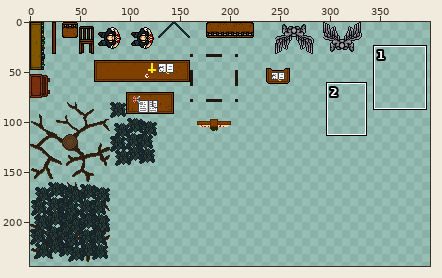
Sprite sheet -- Assets/Sprites/Scenario/ScenarioObjects.png. Above, an overview of the earlier version with the close-up marked.
Close-up. First the earlier version:
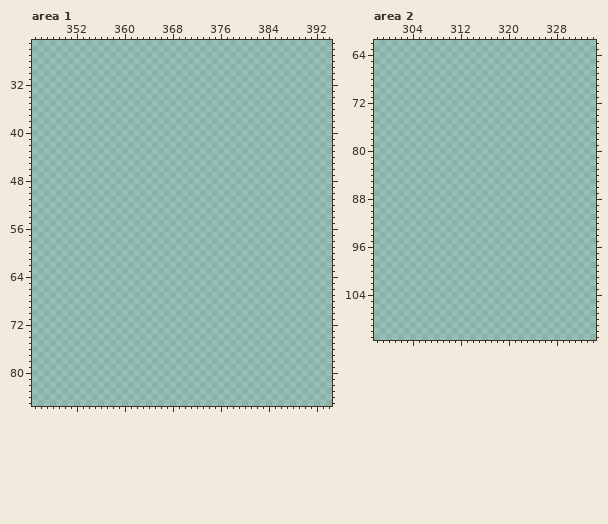
The file is 400x400 pixels. Colours within 5 levels of each other are drawn and written as one. Shown: area 1: x 345..394, y 25..85; area 2: x 298..334, y 62..111. The wide view leaves out empty margins. The commit also changed other parts of the picture, which this record leaves out.
Palette (. is transparent): 
Pixels before, area 1 (only the part around the change), first column x 345:
27 ..................................................
28 ..................................................
29 ..................................................
30 ..................................................
31 ..................................................
32 ..................................................
33 ..................................................
34 ..................................................
35 ..................................................
36 ..................................................
37 ..................................................
38 ..................................................
39 ..................................................
40 ..................................................
41 ..................................................
42 ..................................................
43 ..................................................
44 ..................................................
45 ..................................................
46 ..................................................
47 ..................................................
48 ..................................................
49 ..................................................
50 ..................................................
51 ..................................................
52 ..................................................
53 ..................................................
54 ..................................................
55 ..................................................
56 ..................................................
57 ..................................................
58 ..................................................
59 ..................................................
60 ..................................................
61 ..................................................
62 ..................................................
63 ..................................................
64 ..................................................
65 ..................................................
66 ..................................................
67 ..................................................
68 ..................................................
69 ..................................................
70 ..................................................
71 ..................................................
72 ..................................................
73 ..................................................
74 ..................................................
75 ..................................................
76 ..................................................
77 ..................................................
78 ..................................................
79 ..................................................
80 ..................................................
81 ..................................................
82 ..................................................
83 ..................................................
84 ..................................................
85 ..................................................
And afterwards:
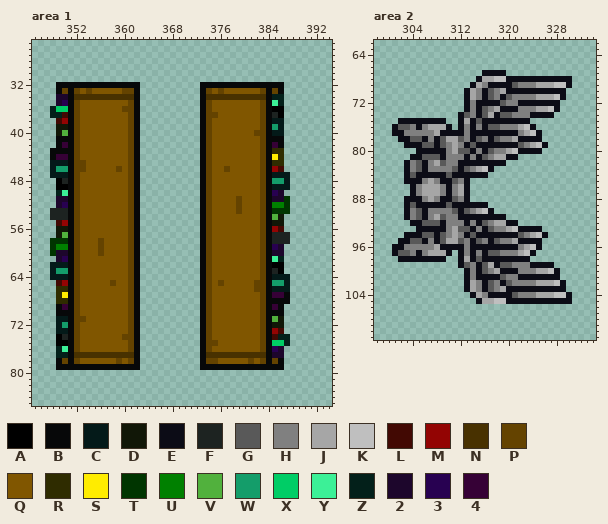
Colours new in this view: A #000000  B #070809  C #041a19  D #111707  E #0c0c16  F #1d2321  G #595959  H #808080  J #a6a6a6  K #bfbfbf  L #420903  M #930403  N #483100  P #644300  Q #805600  R #2f2c00  S #ffec00  T #003500  U #008000  V #51b13d  W #149d6a  X #00cd66  Y #3cf097  Z #03201a  2 #1d062c  3 #280151  4 #360136
What changed:
Changed rows in their new state; - is an unchanged pixel.
Area 1:
first column x 348:
32 -BBBBBBBBBBBBBB----------BBBBBBBBBBBBBB-
33 -BPBPQPQQQQQPPB----------BPQPQQQQQQPBPB-
34 -22BNNNNNNNNNNB----------BNNNNNNNNNNBZZ-
35 -23BPQQQQQQQQPB----------BPQQQQQQQQPBYZ-
36 ZXXBPQQQQQQQPPB----------BPQQQQQQQQPBAA-
37 ZZLBPQQQQQQQQPB----------BPPQQQQQQQPBFA-
38 -LMBPQQQQQQQQPB----------BPQQQQQQQQPBCC-
39 -DDBPQQQQQQQQPB----------BPQQQQQQQQPBWC-
40 -DVBPQQQQQQQQPB----------BPQQQQQQQPPBCC-
41 -BBBPQQQQQQQQPB----------BPQQQQQQQQPBBB-
42 -B4BPQQQQQQQQPB----------BPQQQQQQQQPB4B-
43 BBBBPQQQQQQQQPB----------BPQQQQQQQQPBRR-
44 B44BPQQQQQQQQPB----------BPQQQQQQQQPBSR-
45 CCCBPPQQQQQQQPB----------BPQQQQQQQQPBRR-
46 CWWBPPQQQQQPQPB----------BPQQPQQQQQPBML-
47 CCCBPQQQQQQQQPB----------BPQQQQQQQQPBCCC
48 -AFBPQQQQQQQQPB----------BPQQQQQQQQPBWWC
49 -AABPQQQQQQQQPB----------BPQQQQQQQQPBCCC
50 -ZYBPQQQQQQQQPB----------BPQQQQQQQQPB32-
51 -22BPQQQQQQQQPB----------BPQQQQPQQQPB22T
52 -23BPQQQQQQQQPB----------BPQQQQPQQQPBUUT
53 FFFBPQQQQQQQQPB----------BPQQQQPQQQPBTTT
54 FFFBPQQQQQQQQPB----------BPQQQQQQQQPBVD-
55 -LMBPQQQQQQQQPB----------BPQQQQQQQQPBDD-
56 -DDBPQQQQQQQQPB----------BPQQQQQQQQPBML-
57 -DVBPQQQQQQQQPB----------BPQQQQQQQQPBFFF
58 TTTBPQQQPQQQQPB----------BPQQQQQQQQPBFFF
59 TUUBPQQQPQQQQPB----------BPQQQQQQQQPB32-
60 T22BPQQQPQQQQPB----------BPQQQQQQQQPB22-
61 -23BPQQQQQQQQPB----------BPQQQQQQQQPBYZ-
62 CCCBPQQQQQQQQPB----------BPQQQQQQQQPBAA-
63 CWWBPQQQQQQQQPB----------BPQQQQQQQQPBFA-
64 CCCBPQQQQQQQQPB----------BPQQQQQQQQPBCCC
65 -LMBPQQQQQPQQPB----------BPQPQQQQQPPBWWC
66 -RRBPQQQQQQQQPB----------BPQQQQQQQPPBCCC
67 -RSBPQQQQQQQQPB----------BPQQQQQQQQPB44B
68 -RRBPQQQQQQQQPB----------BPQQQQQQQQPBBBB
69 -B4BPQQQQQQQQPB----------BPQQQQQQQQPB4B-
70 -BBBPQQQQQQQQPB----------BPQQQQQQQQPBBB-
71 -CCBPPQQQQQQQPB----------BPQQQQQQQQPBVD-
72 -CWBPQQQQQQQQPB----------BPQQQQQQQQPBDD-
73 -CCBPQQQQQQQQPB----------BPQQQQQQQQPBML-
74 -AFBPQQQQQQQPPB----------BPQQQQQQQQPBLZZ
75 -AABPQQQQQQQQPB----------BPPQQQQQQQPBXXZ
76 -ZYBPQQQQQQQQPB----------BPQQQQQQQQPB32-
77 -ZZBNNNNNNNNNNB----------BNNNNNNNNNNB22-
78 -BPBPQQQQQQPQPB----------BPPQQQQQPQPBPB-
79 -BBBBBBBBBBBBBB----------BBBBBBBBBBBBBB-
Area 2:
first column x 301:
 67 ---------------EEEE-----------
 68 --------------EJJKKEEEEEEEEEEE
 69 -------------EJHEEEEGHHHJJJKKE
 70 ------------EJHEGHJEEEEEEEEEE-
 71 ------------EJHEGHEGHHHHJJJKE-
 72 ------------EHEEEEGHHEEEEEEE--
 73 ------------EHEGHJEEEHHHJJKE--
 74 -----------EGHEGJEGGHHHEEEE---
 75 -EEEEEEEE--EJEGEEEEEEEE-------
 76 EGGHEHJJJE-EHEHEGGHHHJKE------
 77 EEHHHHHJEEEEHEEEEEEEEHJKE-----
 78 -EEGGEHEGJJGHEGHEGHHJEEEE-----
 79 --EEEGGEGHJHEGEEEEEEEGHJKE----
 80 ----EEEEEHJGGEHEGHHJKEEEE-----
 81 ---EEGGGEHHHEHEGHJJEE---------
 82 --EHGEHJGHHEEEEEEEE-----------
 83 --EHGEHHHHGEGHJKE-------------
 84 --EGEEEEEGEEEEEE--------------
 85 --EEEHJHEEGHE-----------------
 86 ---EHJJJHEHJE-----------------
 87 ---EHJJJHEHJE-----------------
 88 --EEEHJHEEGHE-----------------
 89 --EGEEEEEGEEEEEE--------------
 90 --EHGEHHHHGEGHJKE-------------
 91 --EHGEHJGHHEEEEEEEE-----------
 92 ---EEGGGEHHHEHEGHJJEE---------
 93 ----EEEEEHJGGEHEGHHJKEEEE-----
 94 --EEEGGEGHJHEGEEEEEEEGHJKE----
 95 -EEGGEHEGJJGHEGHEGHHJEEEE-----
 96 EEHHHHHJEEEEHEEEEEEEEHJKE-----
 97 EGGHEHJJJE-EHEHEGGHHHJKE------
 98 -EEEEEEEE--EJEGEEEEEEEE-------
 99 -----------EGHEGJEGGHHHEEEE---
100 ------------EHEGHJEEEHHHJJKE--
101 ------------EHEEEEGHHEEEEEEE--
102 ------------EJHEGHEGHHHHJJJKE-
103 ------------EJHEGHJEEEEEEEEEE-
104 -------------EJHEEEEGHHHJJJKKE
105 --------------EJJKKEEEEEEEEEEE
Boxes around the changes in both close-ups, in picture pixels (x1, y1, x2, y2):
added: (50, 82, 140, 370)
added: (200, 82, 290, 370)
added: (392, 70, 572, 304)
